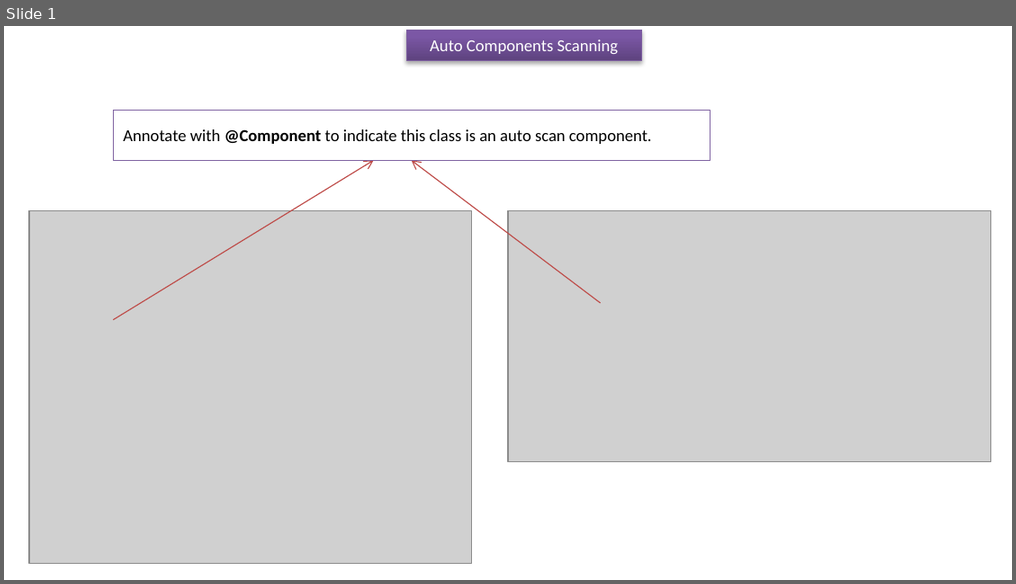
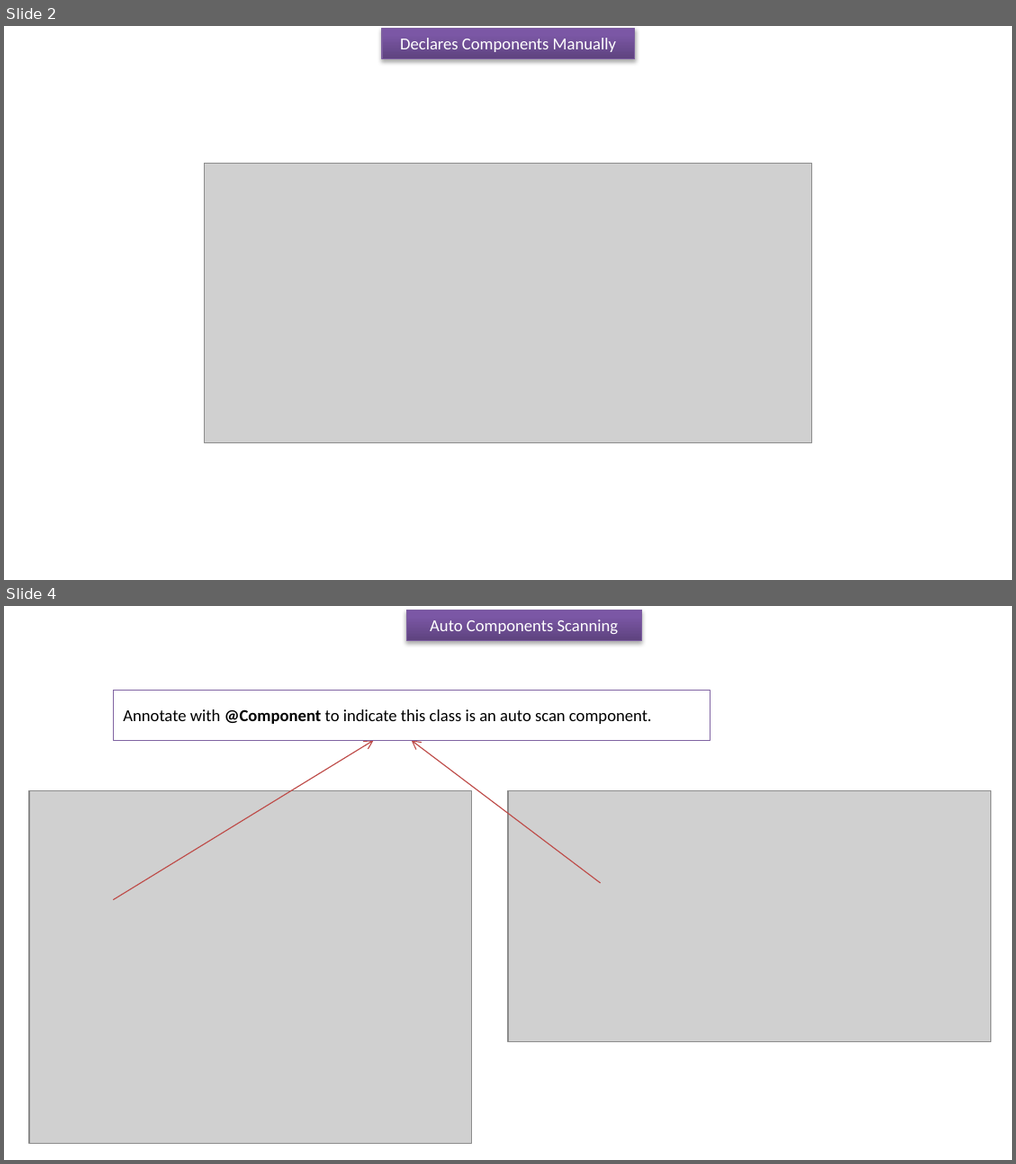
Before and after one commit to ramram43210/javaee, a slide deck: Later/Spring/6_Spring_Auto_Component_Scanning/1/Auto Components Scanning.pptx. Shown one above the other, each under a label of ours: slide 1 before the commit, slides 2 and 4 after it; the slides between them are not shown. The pictures are 1016x584 and 1016x1164 pixels, drawn with LibreOffice and Linux fonts; fonts in the diff are those of the drawing; grey boxes stand for pictures. Boxes give left, top, right and bottom in pixels: in the first picture for what was removed or moved away, otherwise in the second. Text is boxed around its words. In the diff, an @@ line names an element or a change of style, - is before the commit and + after.

```diff
--- a/Later/Spring/6_Spring_Auto_Component_Scanning/1/Auto Components Scanning.pptx
+++ b/Later/Spring/6_Spring_Auto_Component_Scanning/1/Auto Components Scanning.pptx
@@ slide 2 added at (x1=4, y1=26, x2=1012, y2=580), background #FFFFFF @@
@@ rectangle added at (x1=382, y1=28, x2=635, y2=58), fill gradient #5F4480 to #7B58A6 to #7C57A8, outline #7D60A0 0.75 pt, 12 pt, text #FFFFFF @@
+Declares Components Manually
@@ picture added at (x1=205, y1=163, x2=811, y2=444) @@
@@ what was slide 1 is now slide 4 @@
```
Also in this commit, not shown: 2 other slides added, 32 other files.
